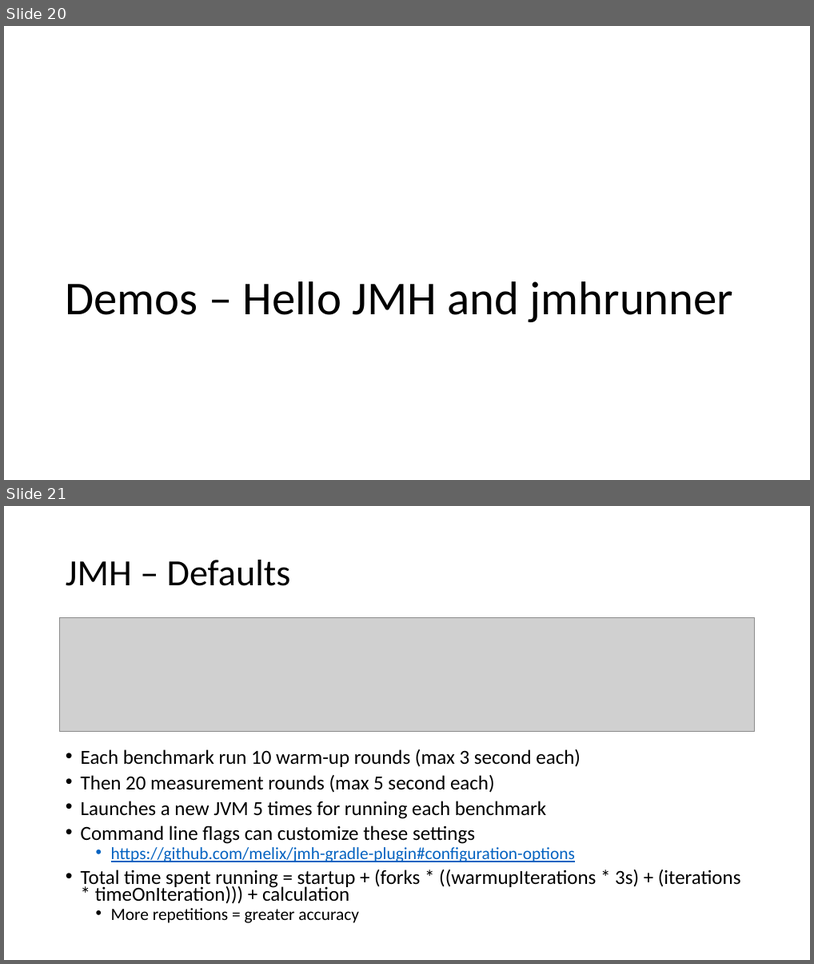
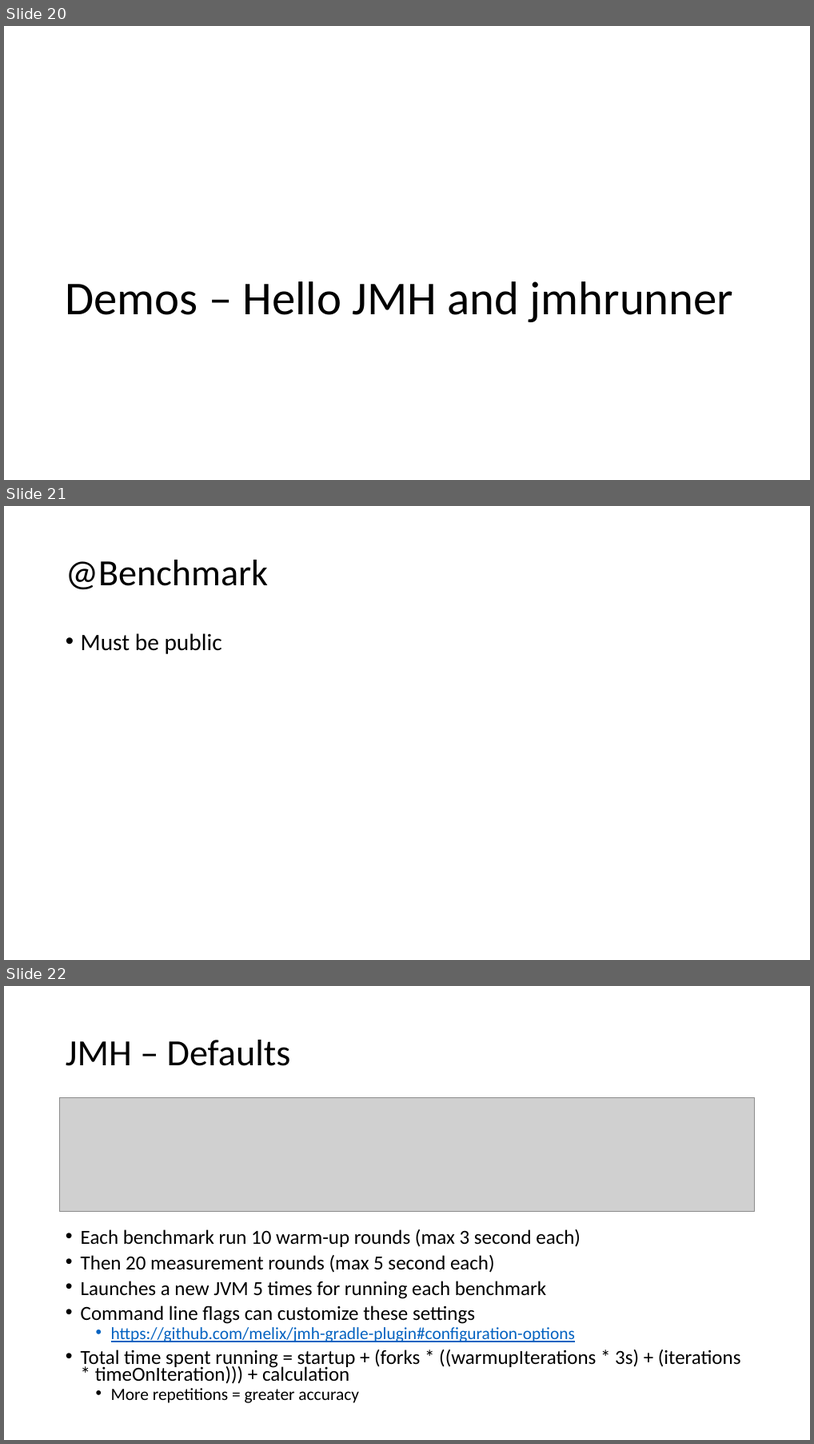
Before and after one commit to tresat/JMH-Presentation, a slide deck: doc/slides.pptx. Shown one above the other, each under a label of ours: slides 20 and 21 before the commit, slides 20, 21 and 22 after it. The pictures are 814x964 and 814x1444 pixels, drawn with LibreOffice and Linux fonts; fonts in the diff are those of the drawing; grey boxes stand for pictures. Boxes give left, top, right and bottom in pixels: in the first picture for what was removed or moved away, otherwise in the second. Text is boxed around its words. In the diff, an @@ line names an element or a change of style, - is before the commit and + after.

```diff
--- a/doc/slides.pptx
+++ b/doc/slides.pptx
@@ slide 21 added at <box>4,506,810,960</box>, background #FFFFFF @@
@@ title added at <box>66,560,268,590</box>, 44 pt, text #000000 @@
+@Benchmark
@@ text added at <box>81,633,222,654</box>, 28 pt, text #000000 @@
+• Must be public
@@ what was slide 21 is now slide 22 @@
```
Also in this commit, not shown: 4 slides changed, 1 other slide added, 41 other files.
